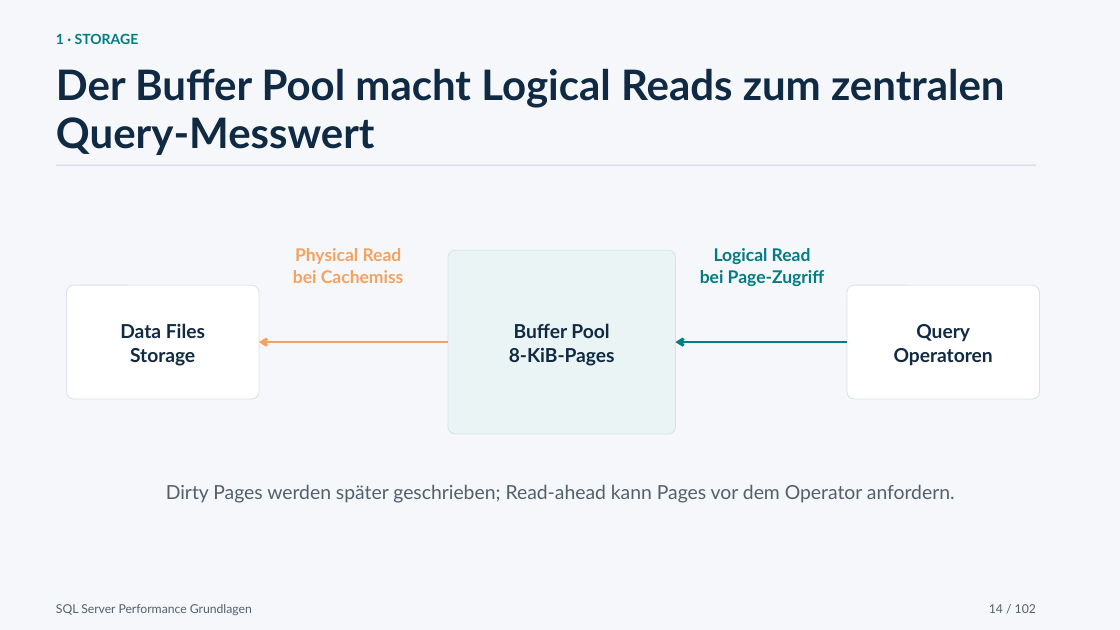
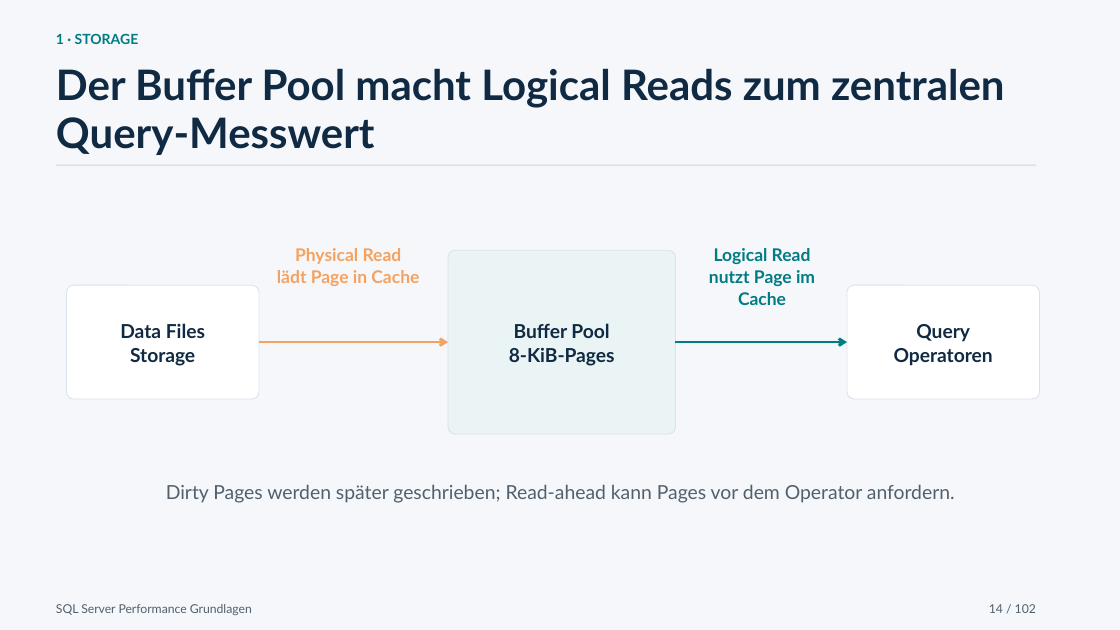
Before and after one commit to gecompat/SQL_PerformanceSchulung, a slide deck: slide 14 of Presentations/Performance_Schulung_Chat_2026-07-23_2146_SQL_Server_Performance_Grundlagen.pptx. Drawn at 1120x630 pixels with LibreOffice and Linux fonts; fonts in the diff are those of the drawing. Boxes give left, top, right and bottom in pixels: in the first picture for what was removed or moved away, otherwise in the second. Text is boxed around its words. In the diff, an @@ line names an element or a change of style, - is before the commit and + after.

```diff
--- a/Presentations/Performance_Schulung_Chat_2026-07-23_2146_SQL_Server_Performance_Grundlagen.pptx
+++ b/Presentations/Performance_Schulung_Chat_2026-07-23_2146_SQL_Server_Performance_Grundlagen.pptx
@@ text at <box>277,270,419,286</box>: text changed @@
-bei Cachemiss
+lädt Page in Cache
@@ text at <box>709,270,815,305</box>: text changed @@
-bei Page-Zugriff
+nutzt Page im Cache
@@ arrow (259, 342) - (448, 342): arrowheads changed @@
@@ arrow (676, 342) - (847, 342): arrowheads changed @@
```
Also in this commit, not shown: 15 other slides changed, 12 other files.
